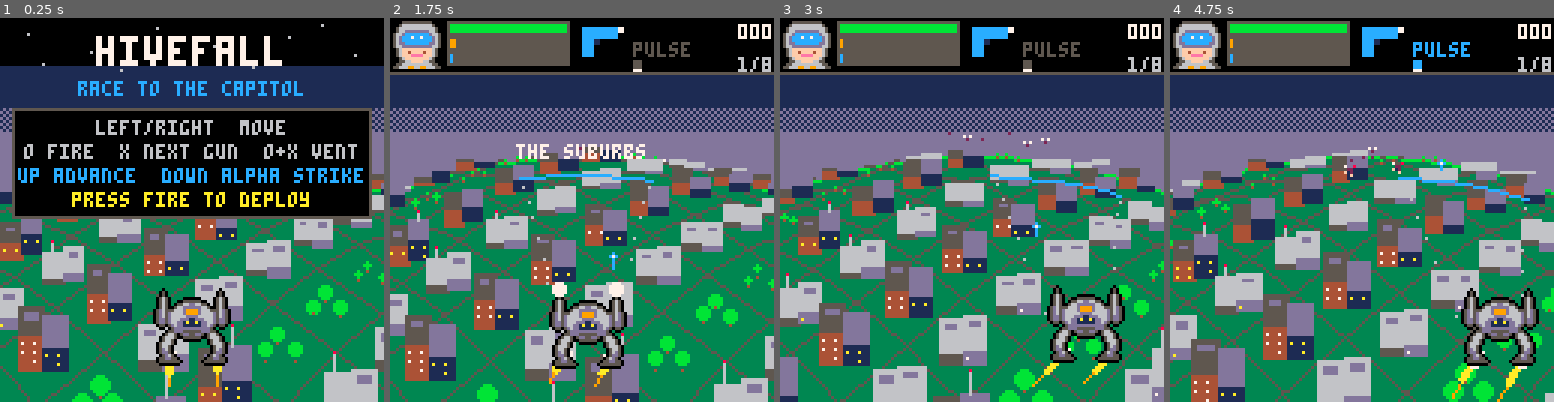
Above: before the commit, frames 1-4 (left to right).
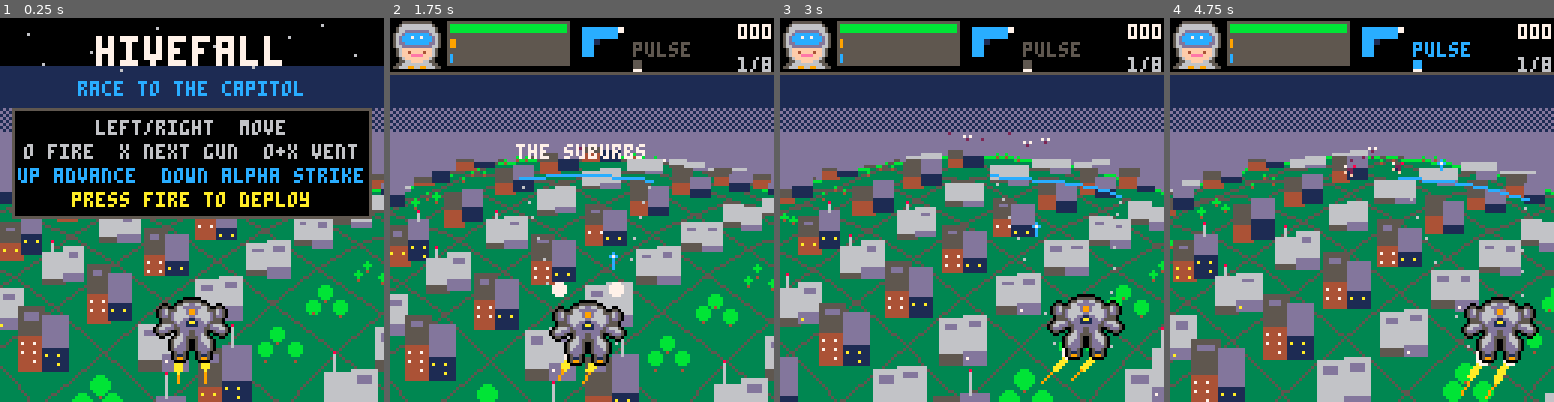
Above: after the commit, the same moments.

Repository: drachis/carts
Game: PICO-8 cartridge proj/hivefall/hivefall.p8
Same seed, same stepped clock (60 frames per second), same inputs: the game is played once before the commit and once after it.
Inputs:
- Up to frame 1 (0.25 s): no input
- Up to frame 2 (1.75 s): tap X (X key) at 0.33, 1.07 s; tap O (Z key) at 0.7, 1.7 s; hold Right from 1.6 s (still down)
- Up to frame 3 (3 s): tap X (X key) at 1.85, 2.97 s; release Right at 2.1 s; tap O (Z key) at 2.1, 2.5, 2.9 s; hold Up 2.15-2.42 s; hold Right from 2.47 s (still down)
- Up to frame 4 (4.75 s): release Right at 3.03 s; hold Left 3.08-3.58 s; tap O (Z key) every 0.4 s from 3.3 to 4.5 s; hold Down 3.63-3.97 s; hold Right 4.02-4.68 s; tap X (X key) at 4.08 s; hold Up from 4.73 s (still down)

The runs differ from the first frame. In frame 1, 2.5% of the frame differs, in the area x 39-61%, y 70-97%; in frame 2, 2.4%; in frame 3, 2.7%; in frame 4, 2.9%, in the area x 73-97%, y 70-100%.

Commit message:
hivefall: the mech is a hover frame with stub wings and twin engine pods, not a walker held in the air
Co-Authored-By: Claude Opus 5.5 <noreply@anthropic.com>

Diff:
--- a/proj/hivefall/mech.lua
+++ b/proj/hivefall/mech.lua
@@ -246,15 +246,15 @@
 
 function draw_player()
  local sx,sy=project(player.x,1,hover+sin(tick/45)*1.5)
- -- jump jets, drawn first so the feet are in front of them: a flame from
- -- behind each foot that tapers from a white-hot root through yellow to
+ -- jets, drawn first so the engine pods are in front of them: a flame from
+ -- each nozzle that tapers from a white-hot root through yellow to
  -- an orange tip, flickering, leaning against the way the mech is moving,
  -- and longer under boost
- for jet=-8,8,16 do
+ for jet=-5,4,9 do
   local length=9+rnd(3)+boost*500
   for step=0,length do
    local along=step/length
-   circfill(sx+jet-player.vx*step,sy-2+step,2.4*(1-along),
+   circfill(sx+jet-player.vx*step,sy-3+step,2.4*(1-along),
     along<0.3 and 7 or along<0.65 and 10 or 9)
   end
  end
Not shown, changed: 24 lines of the sprite sheet (__gfx__) section of proj/hivefall/hivefall.p8
Not shown, changed: 24 lines of the sprite sheet (__gfx__) section of proj/hivefall/tests/test_boot.p8
Not shown, changed: 24 lines of the sprite sheet (__gfx__) section of proj/hivefall/tests/test_city.p8
Not shown, changed: 24 lines of the sprite sheet (__gfx__) section of proj/hivefall/tests/test_drops.p8
Not shown, changed: 24 lines of the sprite sheet (__gfx__) section of proj/hivefall/tests/test_feel.p8
Not shown, changed: 24 lines of the sprite sheet (__gfx__) section of proj/hivefall/tests/test_weapons.p8
Not shown, changed: proj/hivefall/gen_cart.py
